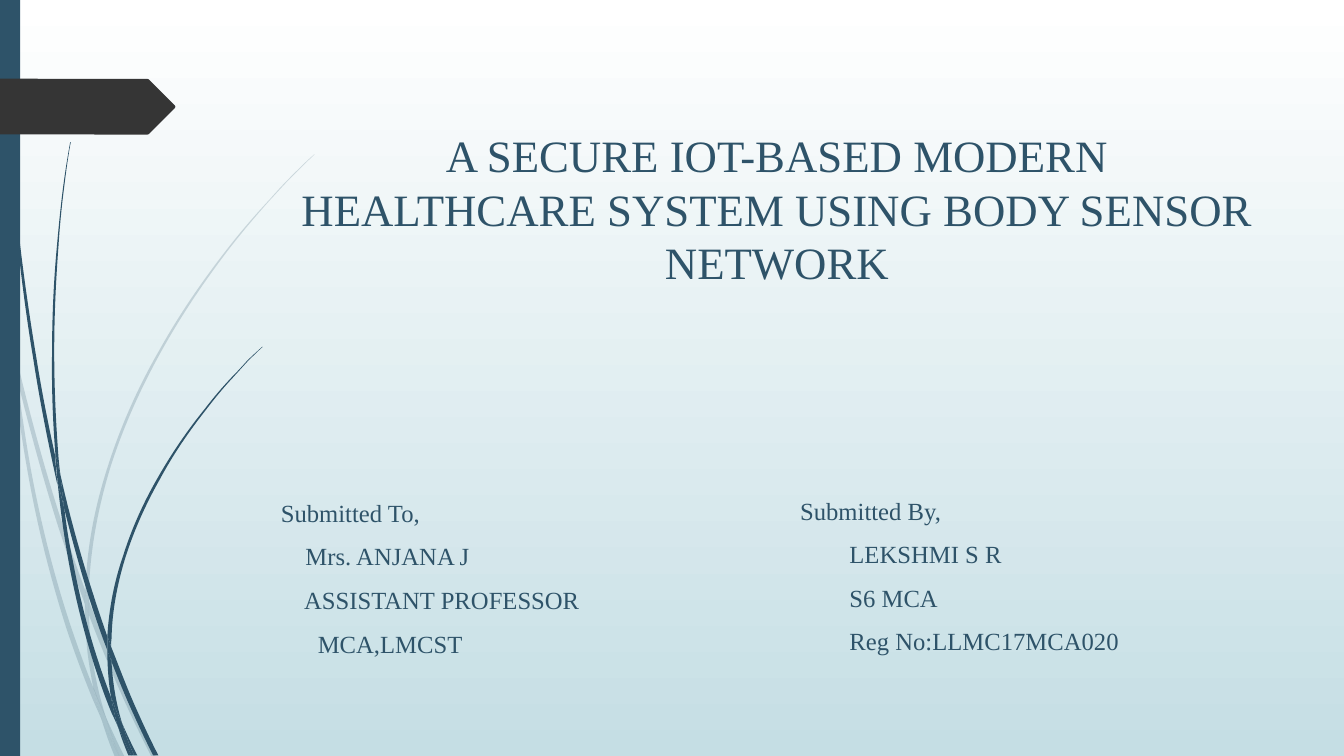
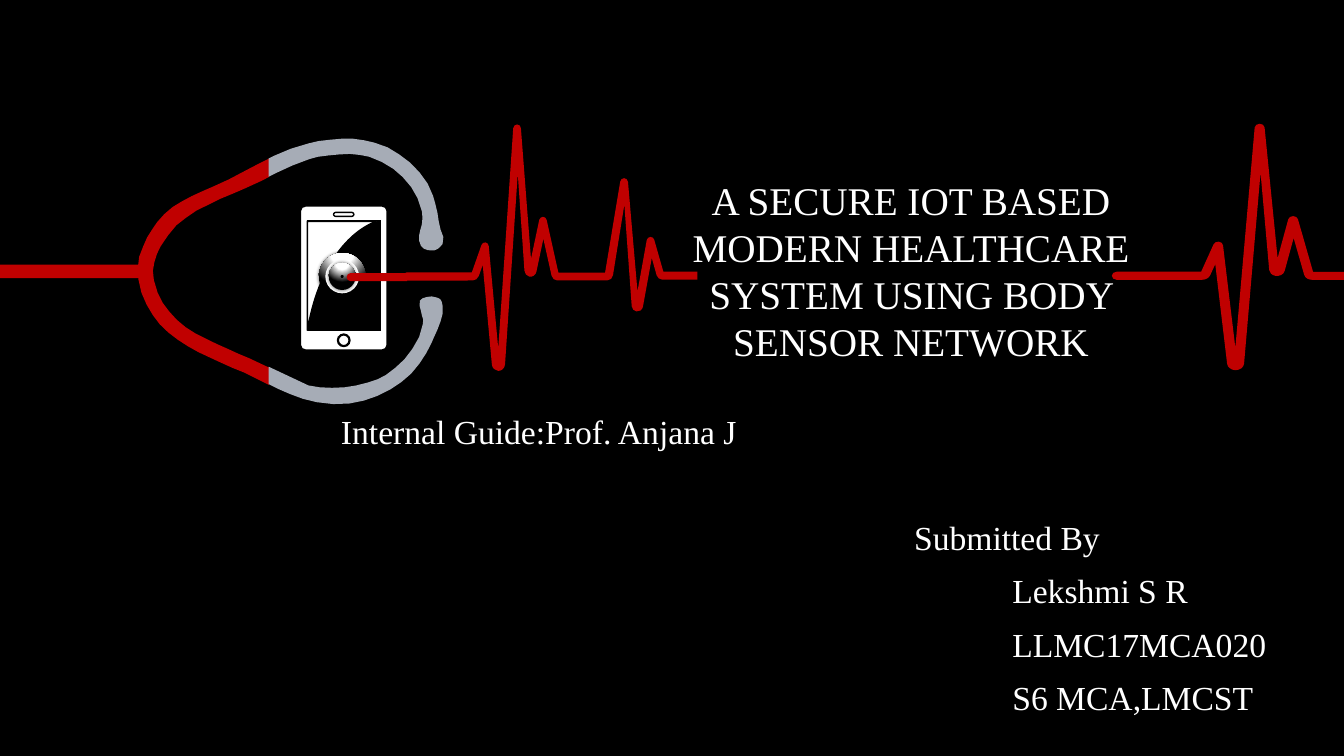
Before and after one commit to Lekshmisr95/body-sensor-network, a slide deck: slide 3 of PPT.pptx (slide 1 before the commit). Drawn at 1344x756 pixels with LibreOffice and Linux fonts; fonts in the diff are those of the drawing; background and template pictures are left out. Boxes give left, top, right and bottom in pixels: in the first picture for what was removed or moved away, otherwise in the second. Text is boxed around its words. In the diff, an @@ line names an element or a change of style, - is before the commit and + after.

```diff
--- a/PPT.pptx
+++ b/PPT.pptx
@@ background gradient #FFFFFF to #C5DEE5 to picture (left out) @@
@@ rectangle removed at (x1=0, y1=0, x2=20, y2=756) @@
@@ freeform shape removed at (x1=0, y1=79, x2=175, y2=134) @@
@@ freeform shape added at (x1=269, y1=139, x2=444, y2=404), fill #A6ACB6 @@
@@ freeform shape added at (x1=403, y1=125, x2=698, y2=371), fill #C00000 @@
@@ freeform shape added at (x1=1112, y1=124, x2=1344, y2=370), fill #C00000 @@
@@ freeform shape added at (x1=139, y1=159, x2=270, y2=386), fill #C00000 @@
@@ text "A SECURE IOT BASED MODERN ..." at (x1=693, y1=189, x2=1129, y2=357): vertical alignment top to middle @@
@@ text at (x1=693, y1=189, x2=1129, y2=357): text changed; size 32 to 28 pt; text colour #2E5369 to #FFFFFF @@
-A SECURE IOT-BASED MODERN HEALTHCARE SYSTEM USING BODY SENSOR NETWORK
+A SECURE IOT BASED MODERN HEALTHCARE SYSTEM USING BODY SENSOR NETWORK
@@ rectangle added at (x1=0, y1=265, x2=143, y2=278), fill #C00000 @@
@@ group added at (x1=319, y1=253, x2=365, y2=299): 4 ellipses @@
@@ freeform shape added at (x1=347, y1=273, x2=407, y2=281), fill #C00000 @@
@@ group added at (x1=300, y1=206, x2=387, y2=350): 2 freeform shapes, 2 ellipses, 1 rounded rectangle @@
@@ subtitle added at (x1=341, y1=420, x2=1266, y2=715), 24 pt, text #FFFFFF @@
+Internal Guide:Prof. Anjana J
+Submitted By
+Lekshmi S R
+LLMC17MCA020
+S6 MCA,LMCST
@@ text removed at (x1=281, y1=505, x2=579, y2=657) @@
-Submitted To,
-Mrs. ANJANA J
-ASSISTANT PROFESSOR
-MCA,LMCST
@@ text removed at (x1=800, y1=503, x2=1118, y2=656) @@
-Submitted By,
-LEKSHMI S R
-S6 MCA
-Reg No:LLMC17MCA020
@@ group removed at (x1=0, y1=154, x2=315, y2=756): 10 freeform shapes @@
@@ group removed at (x1=3, y1=0, x2=262, y2=756): 12 freeform shapes @@
```
Also in this commit, not shown: 13 other slides changed, 4 slides added, 9 slides removed, 4 other files.
